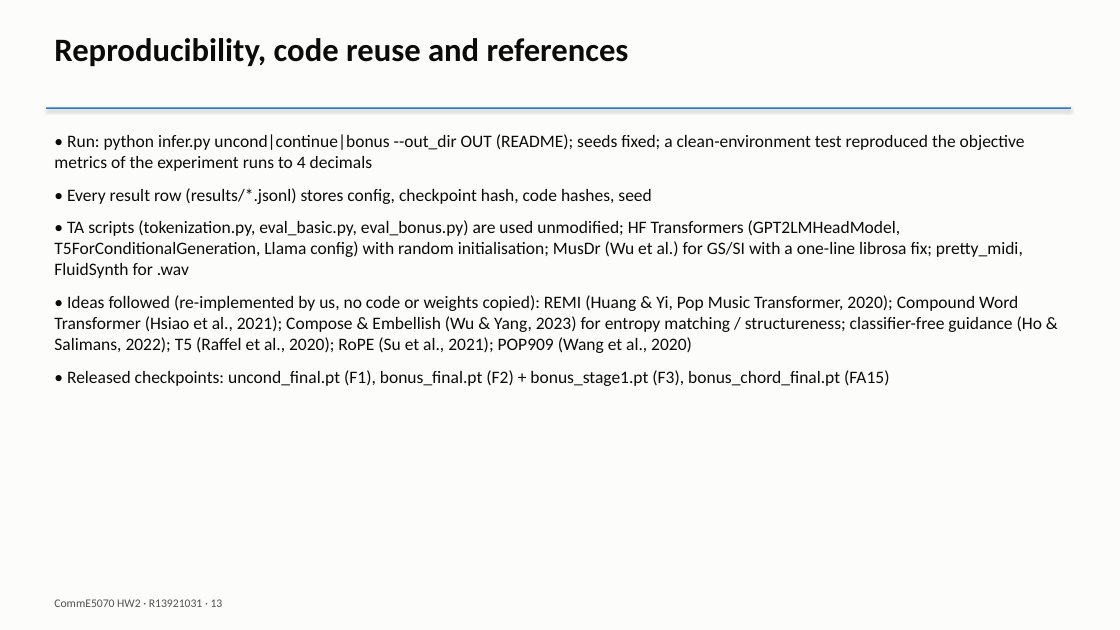
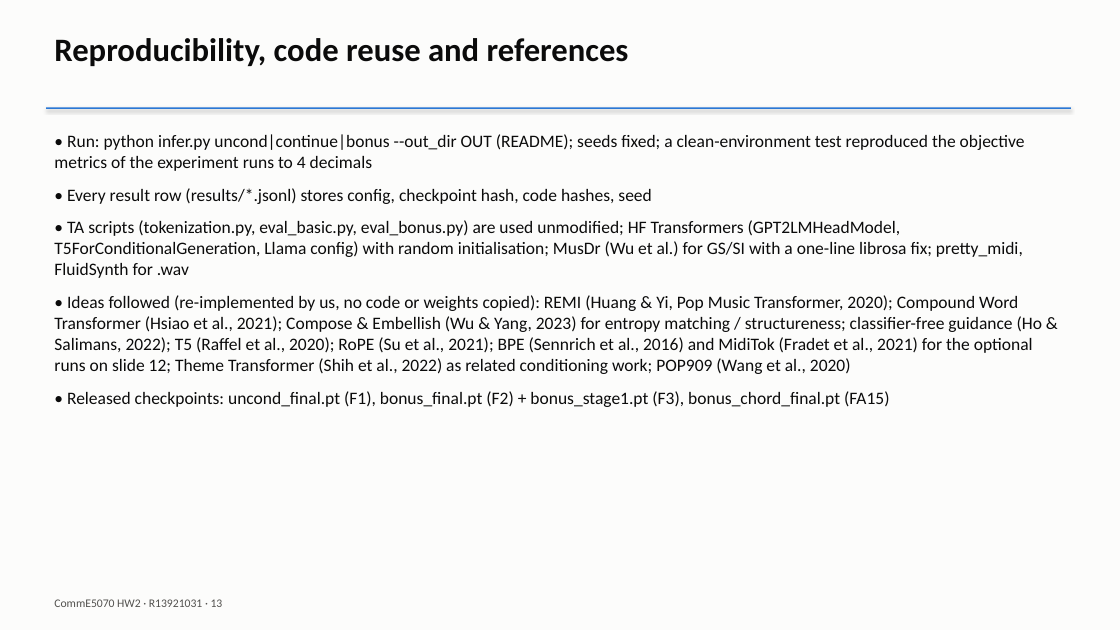
Before and after one commit to goog-msft-fb-nflx-nvda-aapl/CommE5070-PA2, a slide deck: slide 13 of report/R13921031_report.pptx. Drawn at 1120x630 pixels with LibreOffice and Linux fonts; fonts in the diff are those of the drawing. Boxes give left, top, right and bottom in pixels: in the first picture for what was removed or moved away, otherwise in the second. Text is boxed around its words. In the diff, an @@ line names an element or a change of style, - is before the commit and + after.

Commit message:
report: add BPE, MidiTok, Theme Transformer references

```diff
--- a/report/R13921031_report.pptx
+++ b/report/R13921031_report.pptx
@@ text at (x1=54, y1=295, x2=1042, y2=374): text changed @@
-• Ideas followed (re-implemented by us, no code or weights copied): REMI (Huang & Yi, Pop Music Transformer, 2020); Compound Word Transformer (Hsiao et al., 2021); Compose & Embellish (Wu & Yang, 2023) for entropy matching / structureness; classifier-free guidance (Ho & Salimans, 2022); T5 (Raffel et al., 2020); RoPE (Su et al., 2021); POP909 (Wang et al., 2020)
+• Ideas followed (re-implemented by us, no code or weights copied): REMI (Huang & Yi, Pop Music Transformer, 2020); Compound Word Transformer (Hsiao et al., 2021); Compose & Embellish (Wu & Yang, 2023) for entropy matching / structureness; classifier-free guidance (Ho & Salimans, 2022); T5 (Raffel et al., 2020); RoPE (Su et al., 2021); BPE (Sennrich et al., 2016) and MidiTok (Fradet et al., 2021) for the optional runs on slide 12; Theme Transformer (Shih et al., 2022) as related conditioning work; POP909 (Wang et al., 2020)
```
Also in this commit, not shown: 2 other files.
